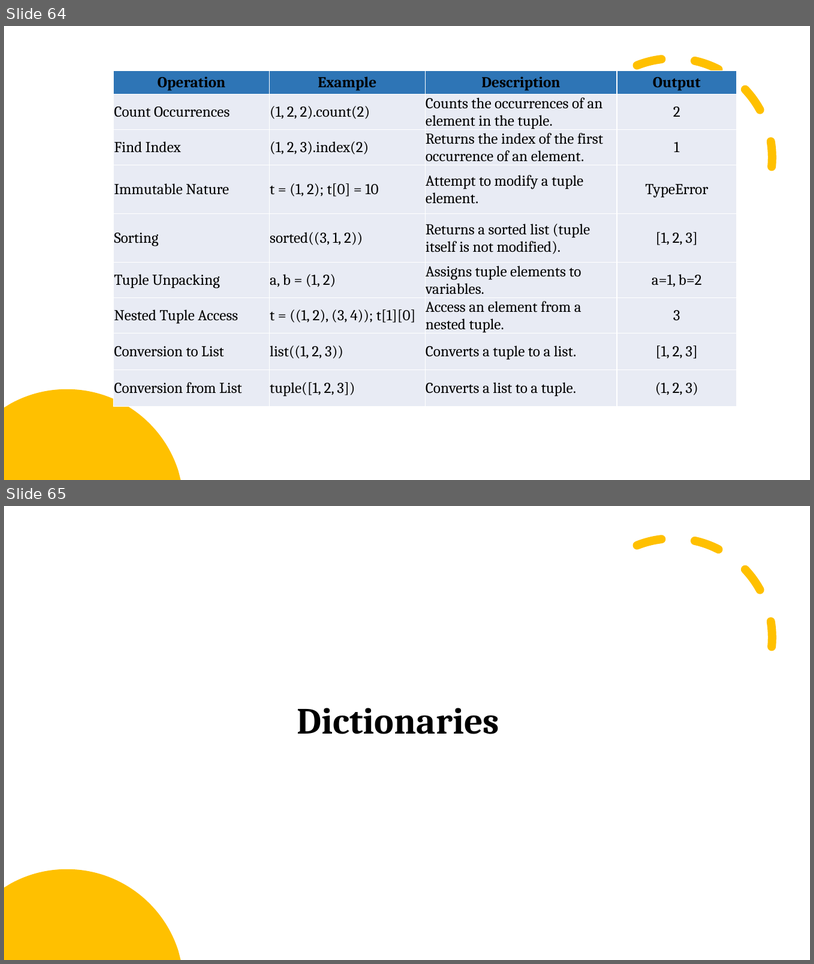
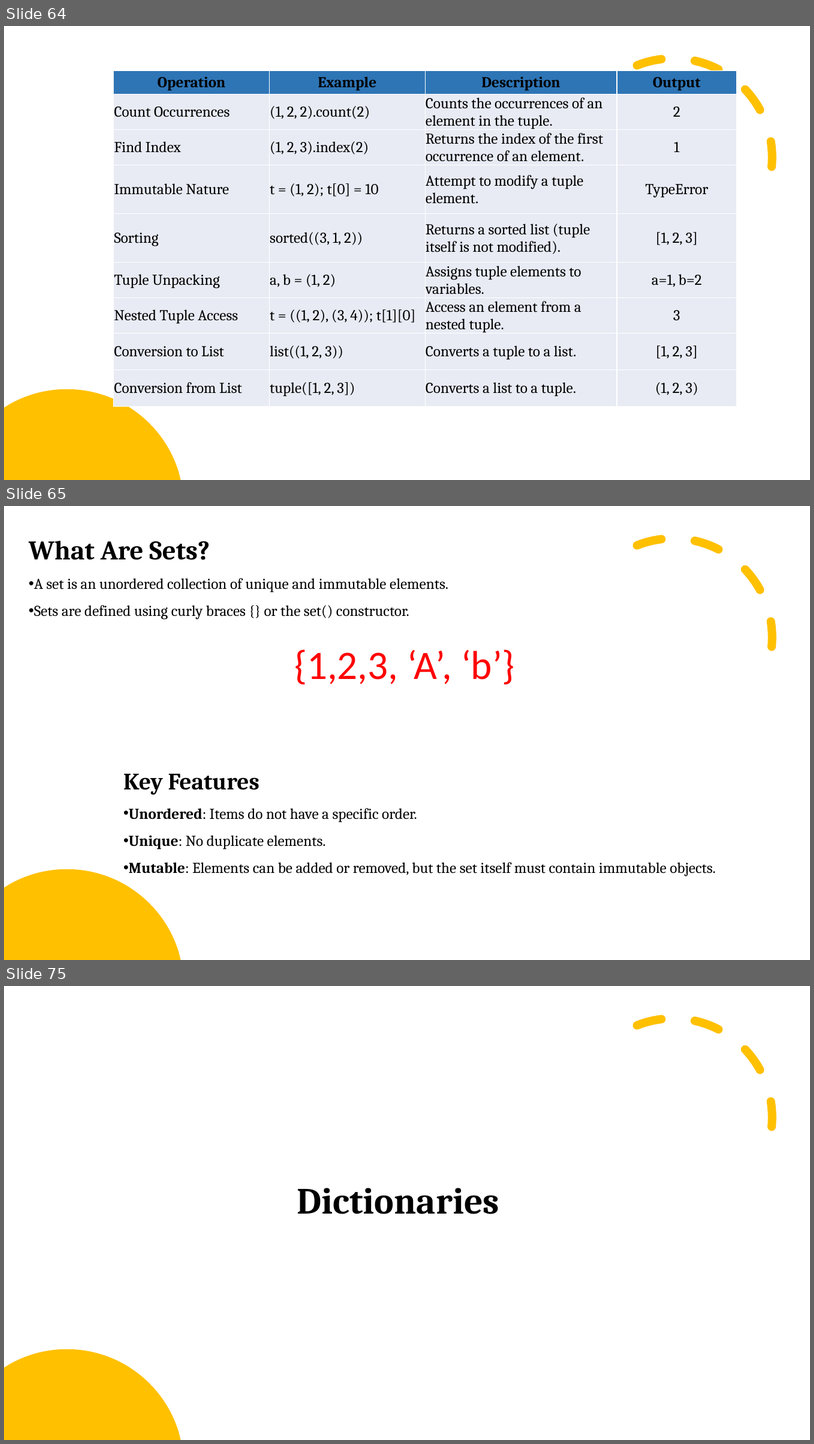
Before and after one commit to arrojuh/python_vishal, a slide deck: Learning_python.pptx. Shown one above the other, each under a label of ours: slides 64 and 65 before the commit, slides 64, 65 and 75 after it; the slides between them are not shown. The pictures are 814x964 and 814x1444 pixels, drawn with LibreOffice and Linux fonts; fonts in the diff are those of the drawing. Boxes give left, top, right and bottom in pixels: in the first picture for what was removed or moved away, otherwise in the second. Text is boxed around its words. In the diff, an @@ line names an element or a change of style, - is before the commit and + after.

```diff
--- a/Learning_python.pptx
+++ b/Learning_python.pptx
@@ slide 65 added at box(4, 506, 810, 960), background #FFFFFF @@
@@ arc (boxed as its full ellipse) added at box(543, 507, 804, 768), outline #FFC000 10 pt dashed @@
@@ text added at box(29, 541, 449, 619), 18 pt, text #000000 @@
+What Are Sets?
+• A set is an unordered collection of unique and immutable elements.
+• Sets are defined using curly braces {} or the set() constructor.
@@ text added at box(294, 649, 515, 684), 48 pt, text #FF0000 @@
+{1,2,3, ‘A’, ‘b’}
@@ text added at box(123, 774, 716, 876), 18 pt, text #000000 @@
+Key Features
+• Unordered: Items do not have a specific order.
+• Unique: No duplicate elements.
+• Mutable: Elements can be added or removed, but the set itself must contain immutable objects.
@@ freeform shape added at box(4, 869, 180, 960), fill #FFC000 @@
@@ what was slide 65 is now slide 75 @@
```
Also in this commit, not shown: 3 slides changed, 9 other slides added.
